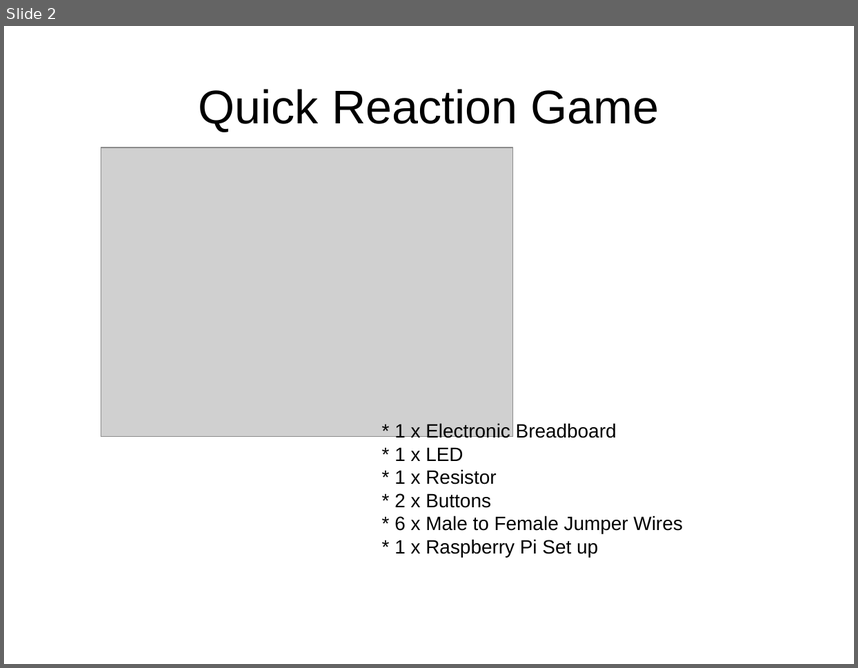
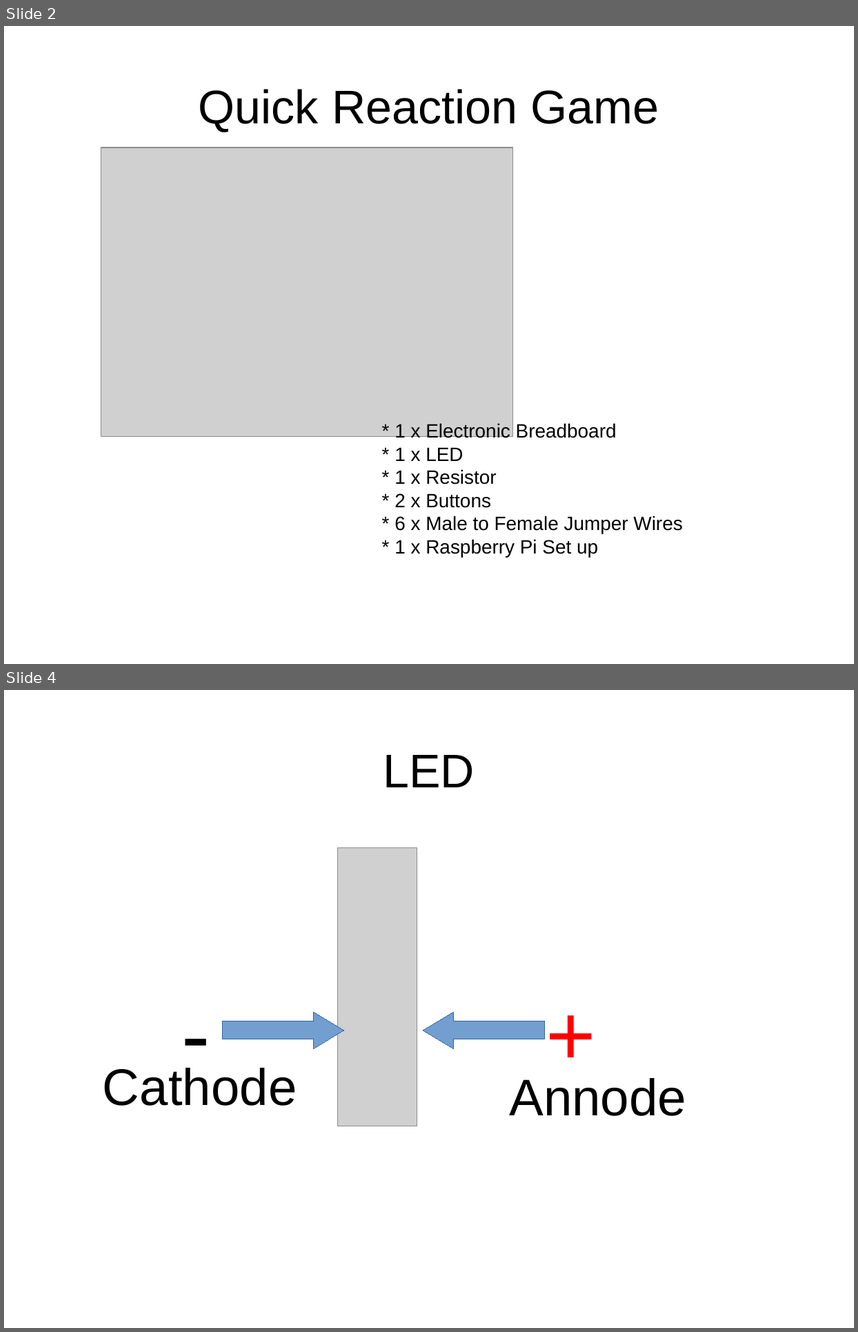
Before and after one commit to RaspiKidd/MozFest2017, a slide deck: Presentation/Presentation.odp. Shown one above the other, each under a label of ours: slide 2 before the commit, slides 2 and 4 after it; the slides between them are not shown. The pictures are 858x668 and 858x1332 pixels, drawn with LibreOffice and Linux fonts; fonts in the diff are those of the drawing; grey boxes stand for pictures. Boxes give left, top, right and bottom in pixels: in the first picture for what was removed or moved away, otherwise in the second. Text is boxed around its words. In the diff, an @@ line names an element or a change of style, - is before the commit and + after.

```diff
--- a/Presentation/Presentation.odp
+++ b/Presentation/Presentation.odp
@@ slide 4 added at (x1=4, y1=690, x2=854, y2=1328), background #FFFFFF @@
@@ title added at (x1=383, y1=755, x2=475, y2=787), 44 pt, text #000000 @@
+LED
@@ picture added at (x1=338, y1=848, x2=417, y2=1126) @@
@@ text added at (x1=174, y1=976, x2=259, y2=1078), 80 pt, text #000000 @@
+-
@@ text added at (x1=539, y1=976, x2=599, y2=1174), 80 pt, text #FF0000 @@
++
@@ left arrow added at (x1=222, y1=1012, x2=343, y2=1048), fill #729FCF, outline #3465A4 0 pt @@
@@ left arrow added at (x1=423, y1=1012, x2=544, y2=1048), fill #729FCF, outline #3465A4 0 pt @@
@@ text added at (x1=103, y1=1067, x2=297, y2=1105), 48 pt, text #000000 @@
+Cathode
@@ text added at (x1=510, y1=1078, x2=687, y2=1116), 48 pt, text #000000 @@
+Annode
```
Also in this commit, not shown: 1 slide changed, 3 other slides added, 1 slide removed, 1 other file.
